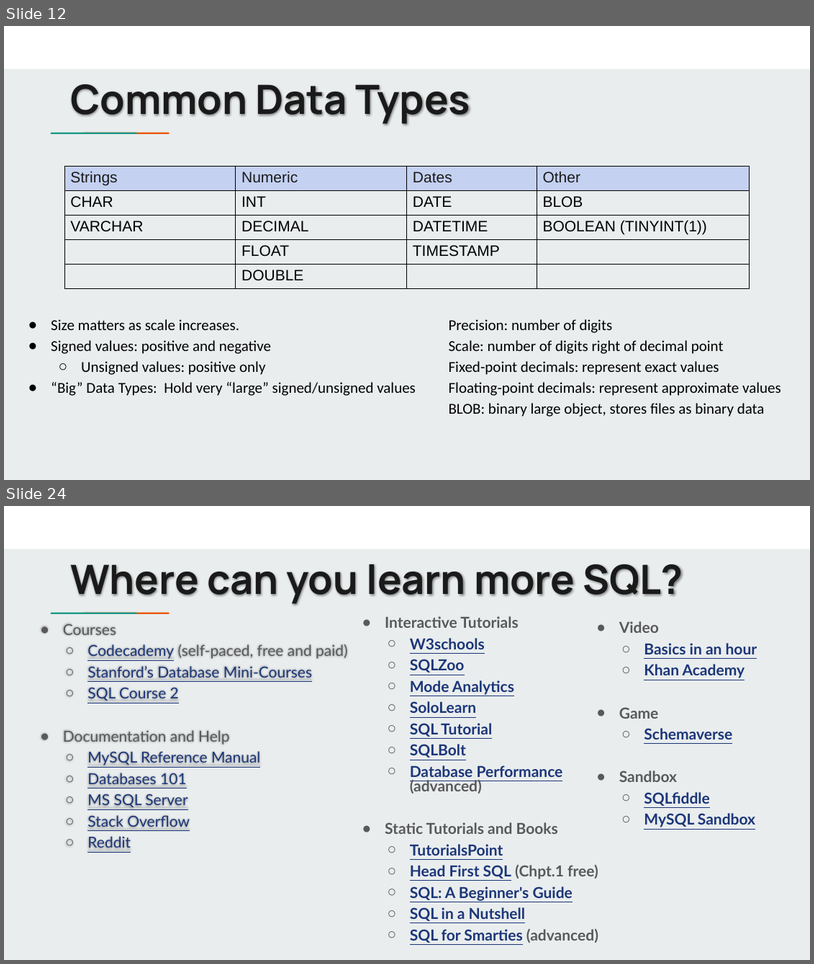
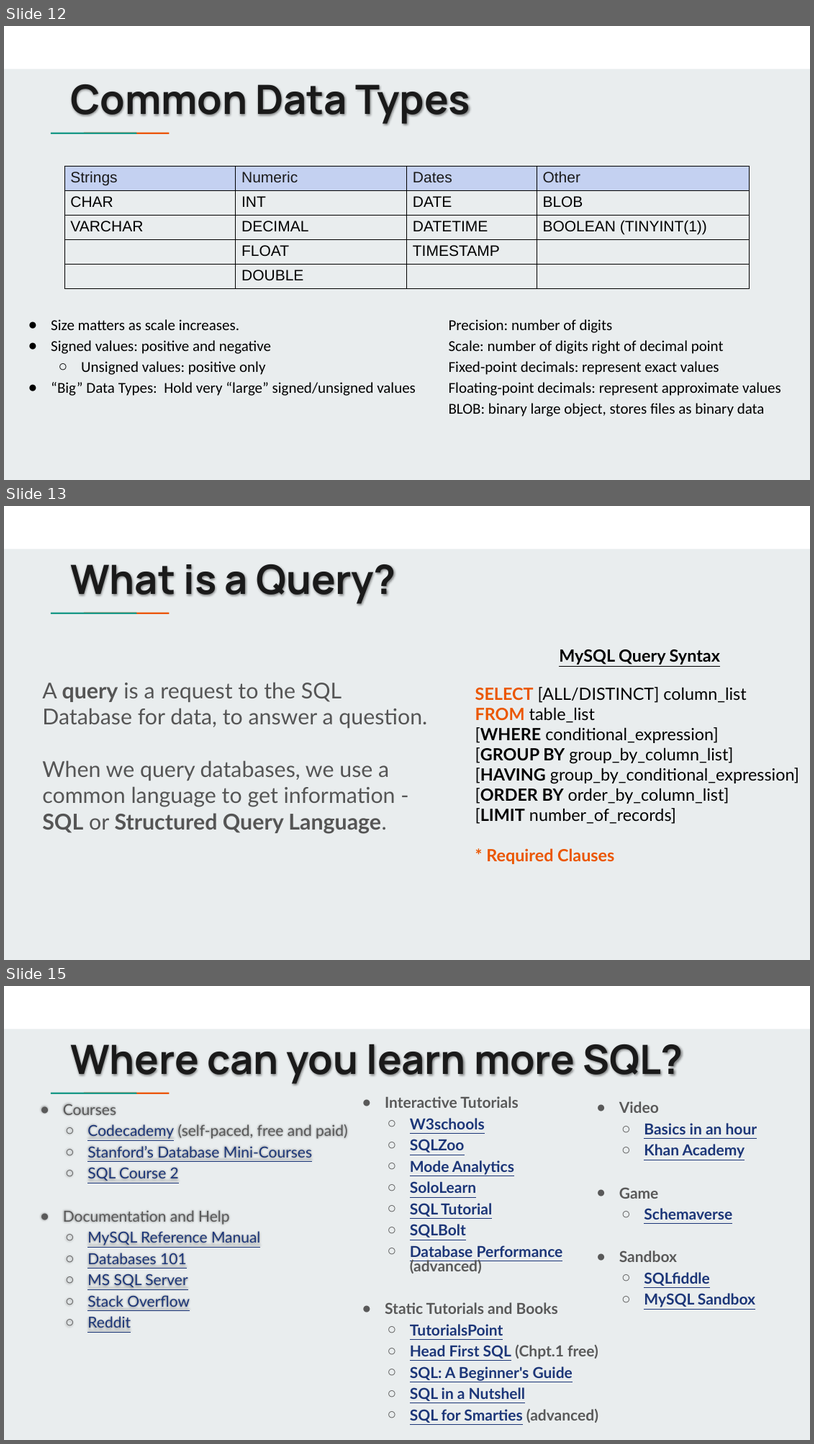
Before and after one commit to jbergmann56/OSDA-DataManipulationAndManagement, a slide deck: Lectures/(1) Data Manipulation - Basics.pptx. Shown one above the other, each under a label of ours: slides 12 and 24 before the commit, slides 12, 13 and 15 after it; the slides between them are not shown. The pictures are 814x964 and 814x1444 pixels, drawn with LibreOffice and Linux fonts; fonts in the diff are those of the drawing. Boxes give left, top, right and bottom in pixels: in the first picture for what was removed or moved away, otherwise in the second. Text is boxed around its words. In the diff, an @@ line names an element or a change of style, - is before the commit and + after.

```diff
--- a/Lectures/(1) Data Manipulation - Basics.pptx
+++ b/Lectures/(1) Data Manipulation - Basics.pptx
@@ slide 13 added at [4,506,810,960], background #E9EDEE; not listed: 3 template elements that a slide beside it also shows @@
@@ title added at [70,564,396,605], 48 pt, text #1A1A1A, bold @@
+What is a Query?
@@ text added at [476,649,800,864], 20 pt, text #000000 @@
+MySQL Query Syntax
+SELECT [ALL/DISTINCT] column_list
+FROM table_list
+[WHERE conditional_expression]
+[GROUP BY group_by_column_list]
+[HAVING group_by_conditional_expression]
+[ORDER BY order_by_column_list]
+[LIMIT number_of_records]
+* Required Clauses
@@ text added at [42,682,427,833], 26 pt, text #555555 @@
+A query is a request to the SQL Database for data, to answer a question.
+When we query databases, we use a common language to get information - SQL or Structured Query Language.
@@ what was slide 24 is now slide 15 @@
```
Also in this commit, not shown: 3 slides changed, 1 other slide added, 11 slides removed, 2 other files.
